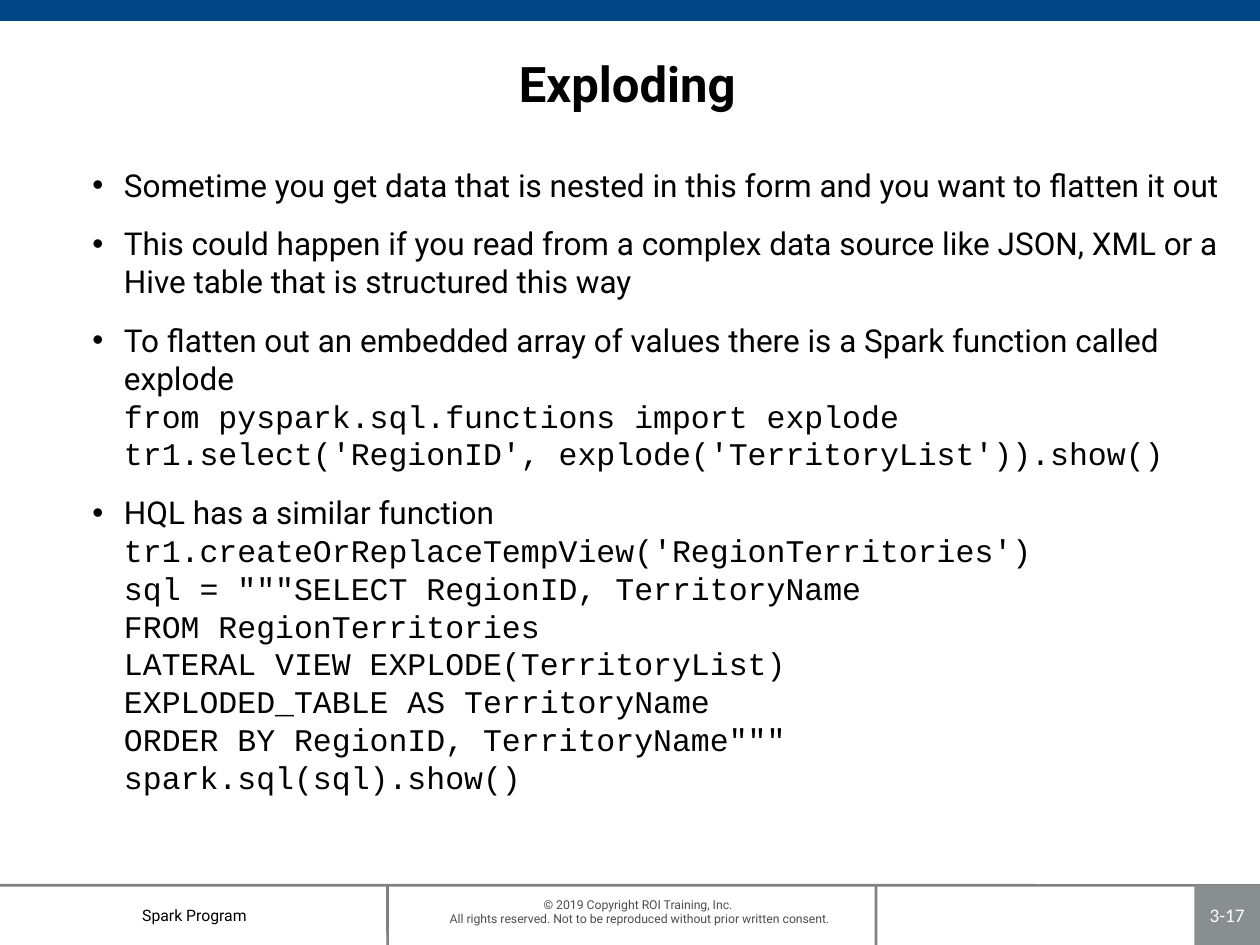
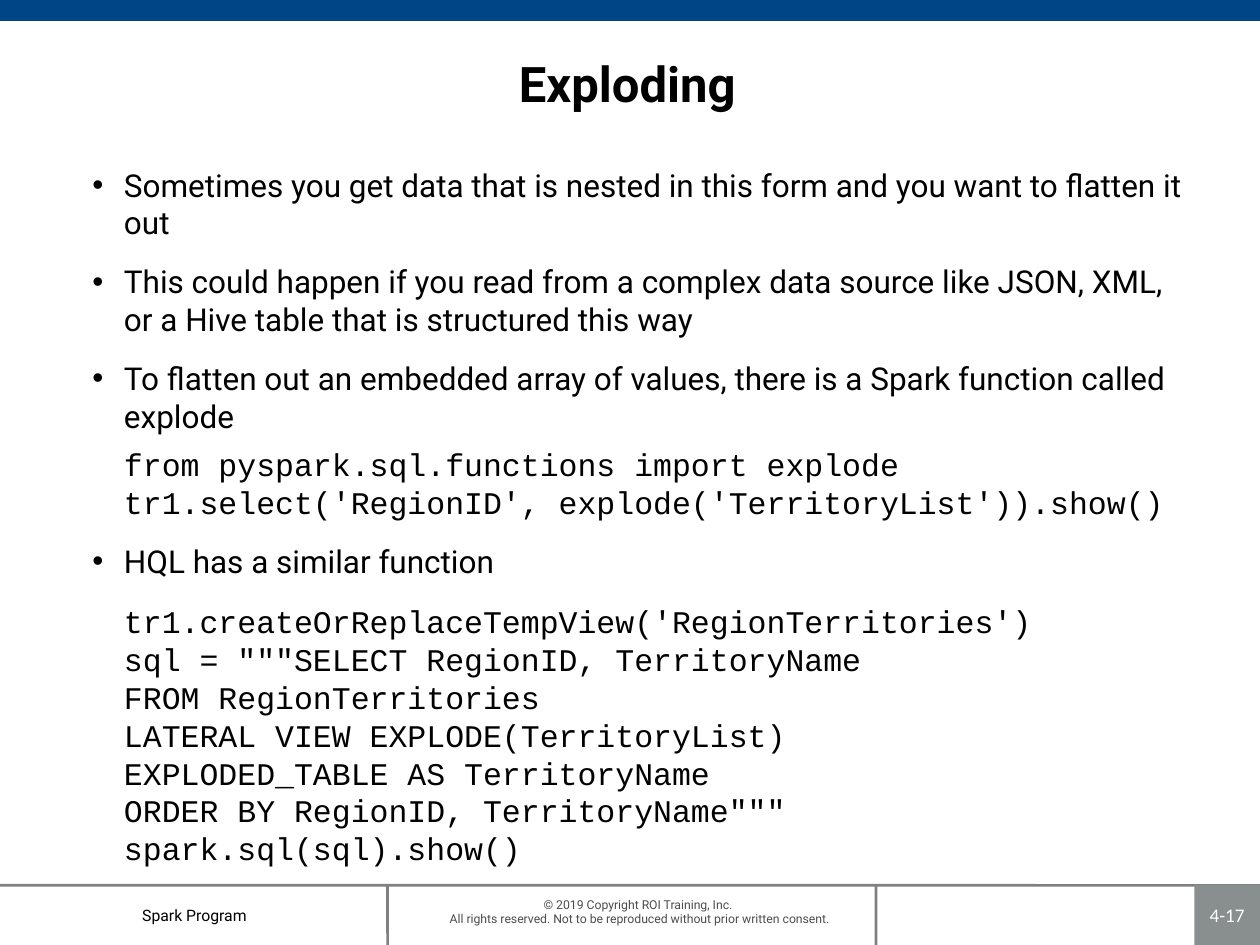
Before and after one commit to roitraining/SparkProgram, a slide deck: slide 17 of Day3/Ch04_SparkSQL.pptx. Drawn at 1260x945 pixels with LibreOffice and Linux fonts; fonts in the diff are those of the drawing; background and template pictures are left out. Boxes give left, top, right and bottom in pixels: in the first picture for what was removed or moved away, otherwise in the second. Text is boxed around its words. In the diff, an @@ line names an element or a change of style, - is before the commit and + after.

```diff
--- a/Day3/Ch04_SparkSQL.pptx
+++ b/Day3/Ch04_SparkSQL.pptx
@@ text at box(124, 173, 1181, 521): text changed @@
-• Sometime you get data that is nested in this form and you want to flatten it out
-• This could happen if you read from a complex data source like JSON, XML or a Hive table that is structured this way
-• To flatten out an embedded array of values there is a Spark function called explode
-  from pyspark.sql.functions import explode
-  tr1.select('RegionID', explode('TerritoryList')).show()
+• Sometimes you get data that is nested in this form and you want to flatten it out
+• This could happen if you read from a complex data source like JSON, XML, or a Hive table that is structured this way
+• To flatten out an embedded array of values, there is a Spark function called explode
+  from pyspark.sql.functions import explode
+  tr1.select('RegionID', explode('TerritoryList')).show()
@@ page number at box(1210, 909, 1245, 922): text changed @@
-3-17
+4-17
```
Also in this commit, not shown: 17 other slides changed, 1 other file.
